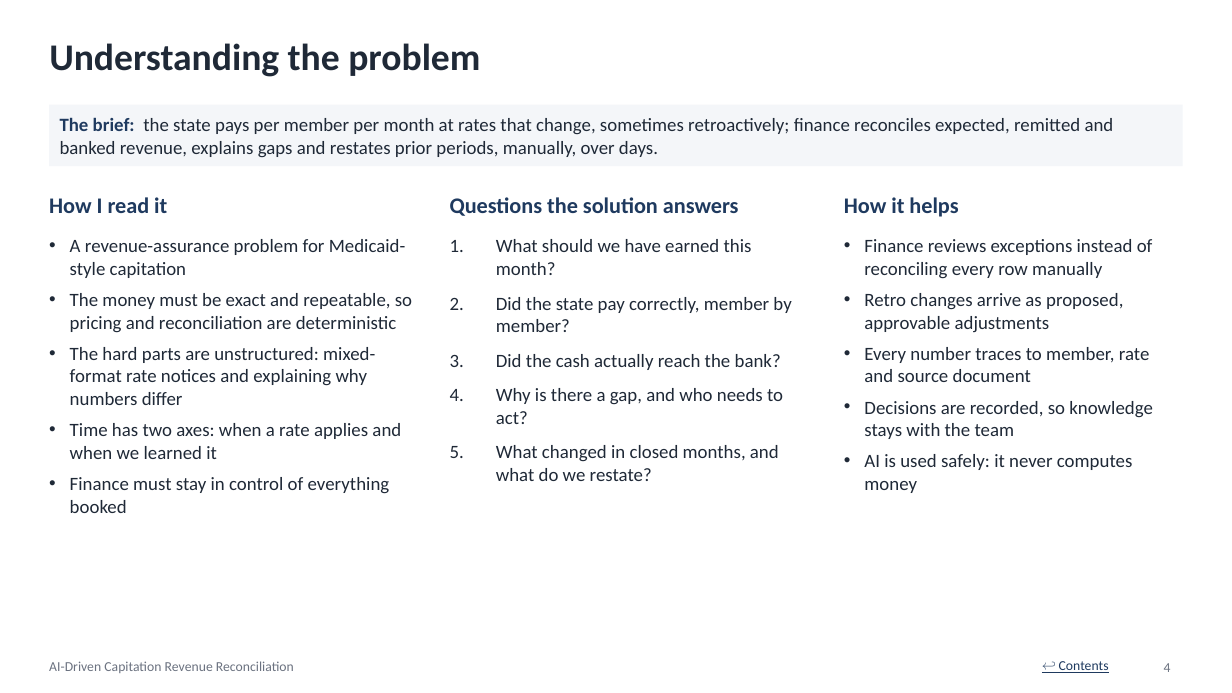
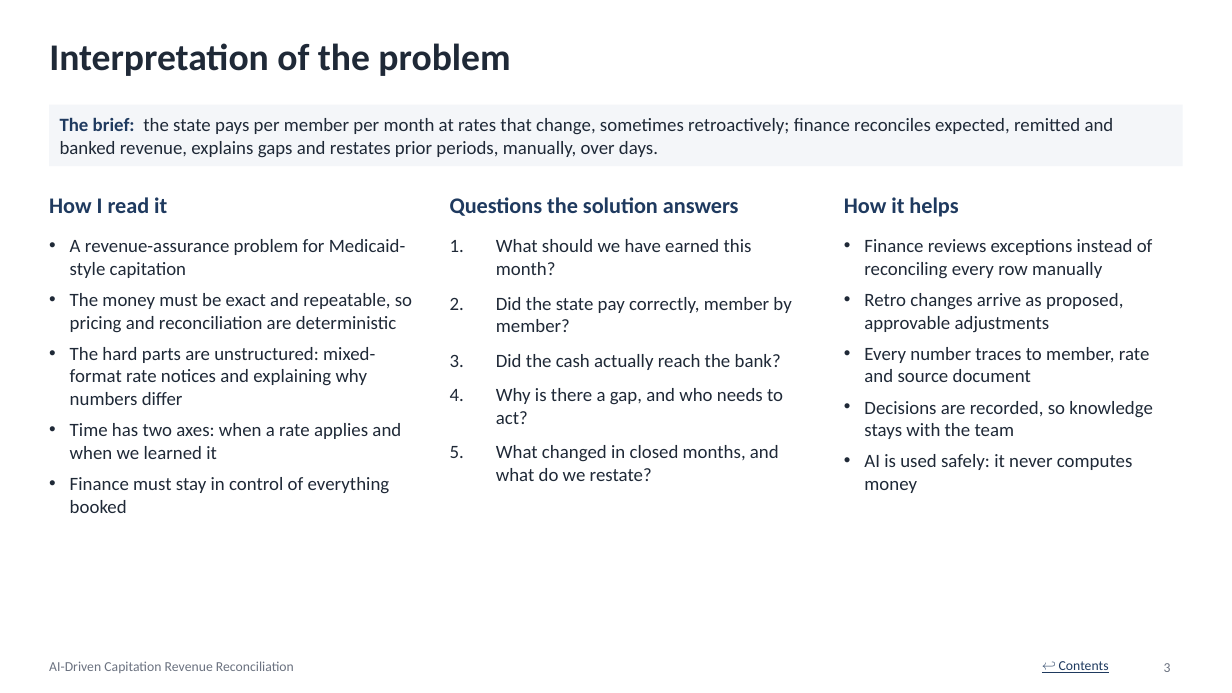
Before and after one commit to SanikaMarathe/capitation-revenue-reconciliation, a slide deck: slide 3 of Capitation_Reconciliation.pptx (slide 4 before the commit). Drawn at 1232x693 pixels with LibreOffice and Linux fonts; fonts in the diff are those of the drawing. Boxes give left, top, right and bottom in pixels: in the first picture for what was removed or moved away, otherwise in the second. Text is boxed around its words. In the diff, an @@ line names an element or a change of style, - is before the commit and + after.

```diff
--- a/Capitation_Reconciliation.pptx
+++ b/Capitation_Reconciliation.pptx
@@ title at (x1=49, y1=43, x2=510, y2=76): text changed @@
-Understanding the problem
+Interpretation of the problem
@@ page number at (x1=1164, y1=663, x2=1171, y2=672): text changed @@
-4
+3
```
Also in this commit, not shown: 5 other slides changed, 1 slide added.
